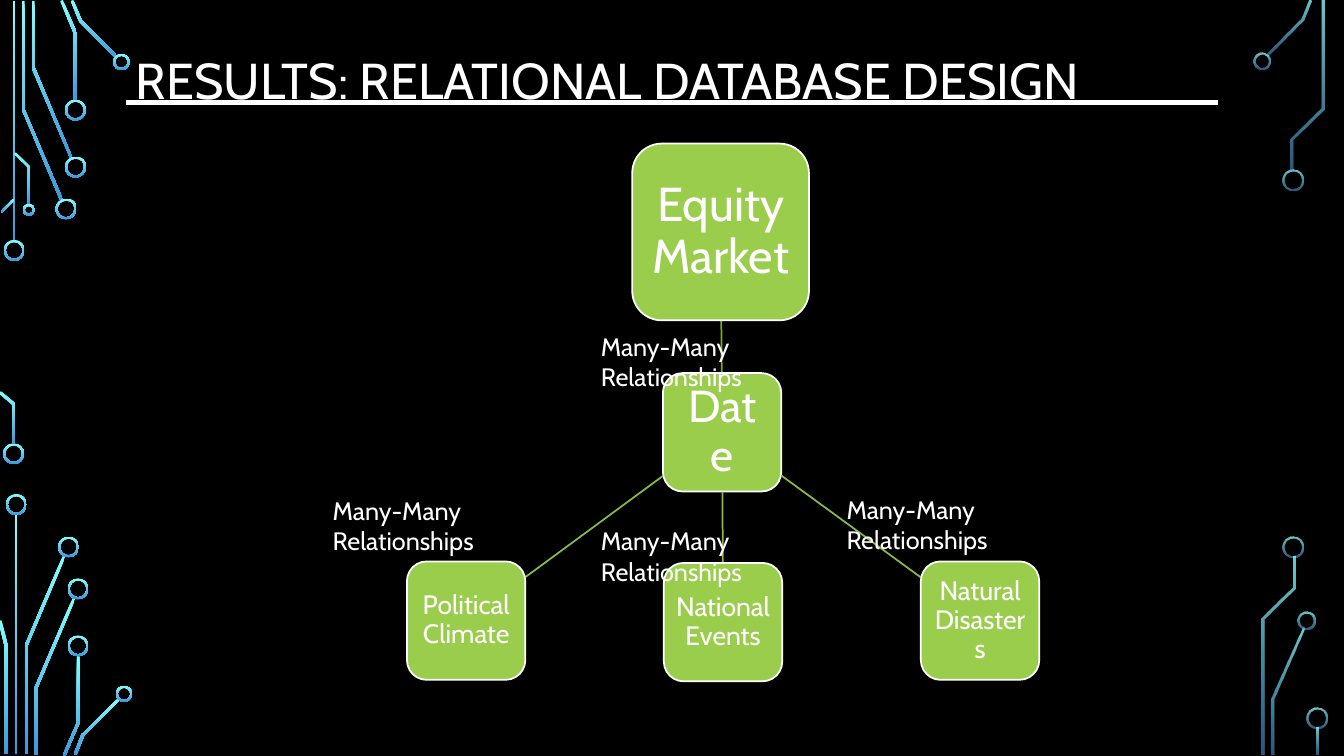
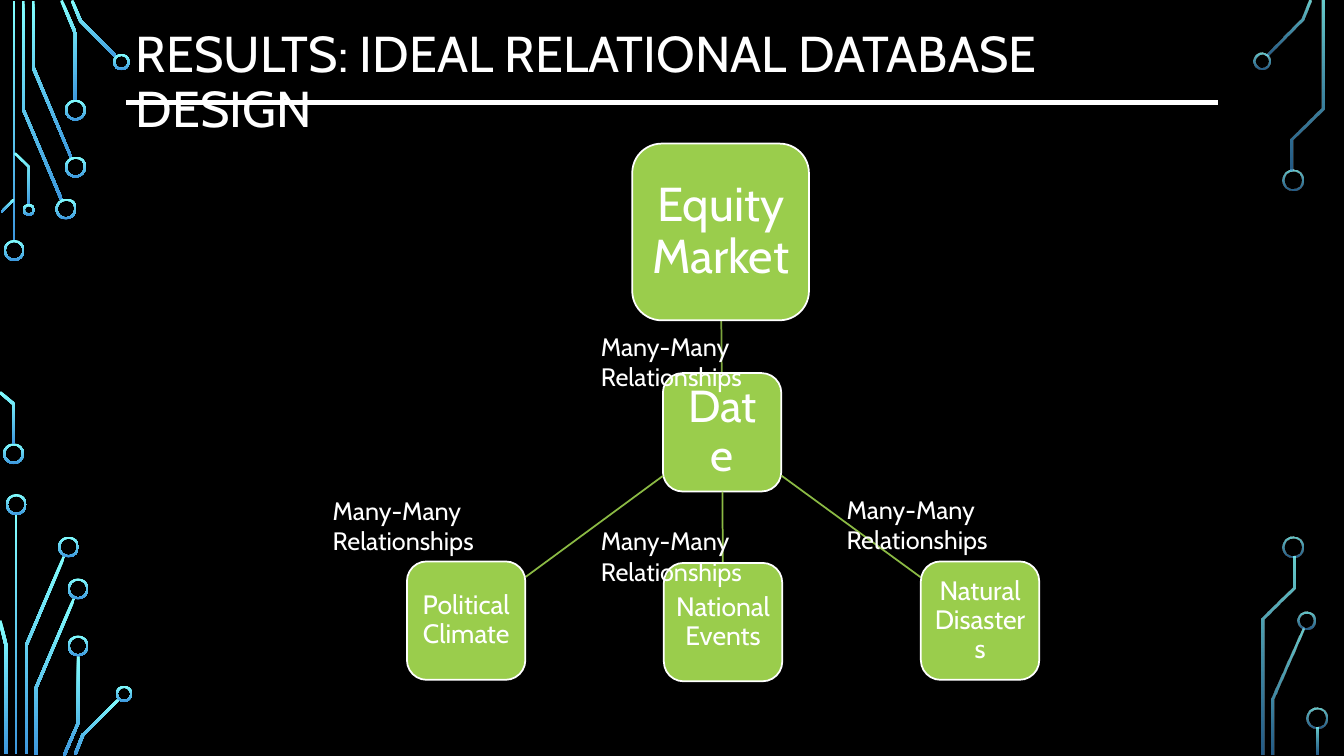
Before and after one commit to djserna/7330-Group-Project, a slide deck: slide 14 of Presentation/MSDS_7330_Group_Project_Presentation.pptx. Drawn at 1344x756 pixels with LibreOffice and Linux fonts; fonts in the diff are those of the drawing; background and template pictures are left out. Boxes give left, top, right and bottom in pixels: in the first picture for what was removed or moved away, otherwise in the second. Text is boxed around its words. In the diff, an @@ line names an element or a change of style, - is before the commit and + after.

```diff
--- a/Presentation/MSDS_7330_Group_Project_Presentation.pptx
+++ b/Presentation/MSDS_7330_Group_Project_Presentation.pptx
@@ title at (136,36,1036,128): text changed @@
-RESULTS: RELATIONAL DATABASE DESIGN
+RESULTS: IDEAL RELATIONAL DATABASE DESIGN
```
Also in this commit, not shown: 1 slide added.
